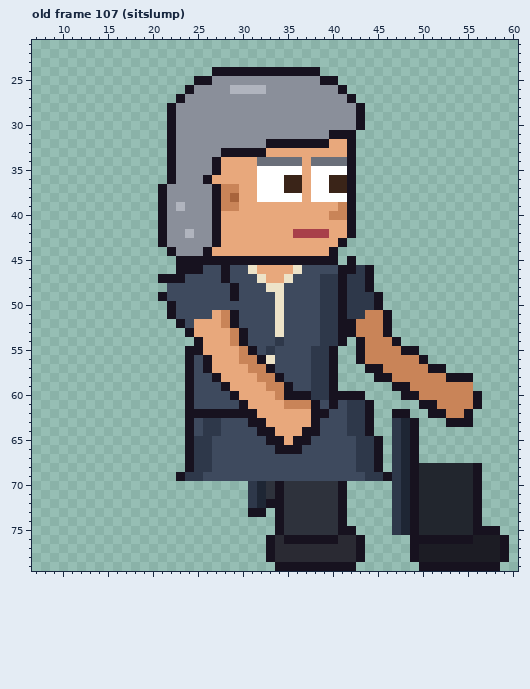
Pixel-art file: sprites/clients/client_attorney_b_right_anim.aseprite. The first picture shows the starting point.
64x80 pixels, 129 frames. Colours within 5 levels of each other are drawn and written as one. Shown: old frame 107 (sitslump): x 7..60, y 21..79. The commit also changed other frames, which this record leaves out.
Now the later version:
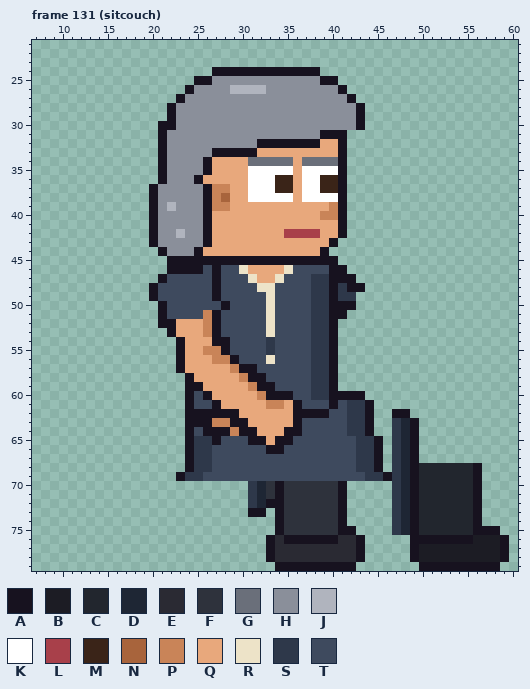
Palette (. is transparent): A #17121f  B #1c1c24  C #22262e  D #1e2634  E #2a2a33  F #2e323c  G #6a6f7a  H #8a8f9a  J #b0b4be  K #ffffff  L #a8404a  M #3a2418  N #a8643c  P #c98458  Q #e8a87c  R #ede3c8  S #2e384a  T #3e4a5e
A new or re-ordered frame is compared with the old frame closest to it.
Difference:
frames 129 -> 135
--- frame 131 (sitcouch) is new; against old frame 107 (sitslump)
@@ x 7..60 @@
 29 ...............AHHHHHHHHHHHHHHHHHHHHA.................
-30 ...............AHHHHHHHHHHHHHHHHHHHHA.................
-31 ...............AHHHHHHHHHHHHHHHHHAAA..................
-32 ...............AHHHHHHHHHHAAAAAAAQQA..................
-33 ...............AHHHHHAAAAAQQQQQQQQQA..................
-34 ...............AHHHHAQQQQGGGGGQGGGGA..................
-35 ...............AHHHHAQQQQKKKKKQKKKKA..................
-36 ...............AHHHAQQQQQKKKMMQKKMMA..................
-37 ..............AHHHHHAPPQQKKKMMQKKMMA..................
-38 ..............AHHHHHAPNQQKKKKKQKKKKA..................
-39 ..............AHJHHHAPPQQQQQQQQQQQPA..................
-40 ..............AHHHHHAQQQQQQQQQQQQPPA..................
-41 ..............AHHHHHAQQQQQQQQQQQQQQA..................
-42 ..............AHHJHHAQQQQQQQQLLLLQQA..................
-43 ..............AHHHHHAQQQQQQQQQQQQQA...................
-44 ...............AHHHAQQQQQQQQQQQQQA....................
-45 ................AAAAAAAAAAAAAAAAAA.A..................
-46 ................AAATTATTRQQQQRTTTTAASA................
-47 ..............AAATTTTATTTRQQRTTTSSASSA................
-48 ...............TTTTTTTATTTRRTTTTSSASSA................
-49 ..............ATTTTTTTATTTTRTTTTSSASSSA...............
-50 ...............ATTTTTTTTTTTRTTTTSSASSSA...............
-51 ...............ATTTTQPATTTTRTTTTSSASSPPA..............
-52 ................ATQQQPATTTTRTTTTSSAAPPPA..............
-53 .................AQQQQPATTTRTTTTSSAAPPPA..............
-54 ..................AQQQPATTTSTTTTSSA.APPPA.............
-55 .................AAQQQQPATSTTTTSSA..APPPPAA...........
-56 .................ATAQQQPPARTTTTSSA..APPPPPPA..........
-57 .................ATAQQQQPPATTTTSSA...AAPPPPPAA........
-58 .................ATTAQQQQPPATTTSSA....AAPPPPPPAAA.....
-59 .................ATTTAQQQQPPATTSSA......AAPPPPPPP.....
-60 .................ATTTTAQQQQPAAASSAAAA....AAPPPPPPA....
-61 .................ATTTTTAQQQQPPPATATSSA.....AAPPPPA....
-62 .................AAAAAAAAQQQQQQAATTSSA..AA..AAPPA.....
-63 .................ATSSTTTAAQQQQQATTTSSA..SDA...AAA.....
-64 .................ATSSTTTTAAQQQAATTTSSA..SDA...........
-65 .................ASSTTTTTTAAQAATTTTTSSA.SDA...........
-66 .................ASSTTTTTTTAAATTTTTTSSA.SDA...........
+30 ..............AAHHHHHHHHHHHHHHHHHHHHA.................
+31 ..............AHHHHHHHHHHHHHHHHHAAA...................
+32 ..............AHHHHHHHHHHAAAAAAAQQA...................
+33 ..............AHHHHHAAAAAQQQQQQQQQA...................
+34 ..............AHHHHAQQQQGGGGGQGGGGA...................
+35 ..............AHHHHAQQQQKKKKKQKKKKA...................
+36 ..............AHHHAQQQQQKKKMMQKKMMA...................
+37 .............AHHHHHAPPQQKKKMMQKKMMA...................
+38 .............AHHHHHAPNQQKKKKKQKKKKA...................
+39 .............AHJHHHAPPQQQQQQQQQQQPA...................
+40 .............AHHHHHAQQQQQQQQQQQQPPA...................
+41 .............AHHHHHAQQQQQQQQQQQQQQA...................
+42 .............AHHJHHAQQQQQQQQLLLLQQA...................
+43 .............AHHHHHAQQQQQQQQQQQQQA....................
+44 ..............AHHHAQQQQQQQQQQQQQA.....................
+45 ...............AAAAAAAAAAAAAAAAAAA....................
+46 ...............AAAATATTRQQQQRTTTTAA...................
+47 ..............ATTTTTATTTRQQRTTTSSAAA..................
+48 .............ATTTTTTATTTTRRTTTTSSASAA.................
+49 .............ATTTTTTATTTTTRTTTTSSASS..................
+50 ..............ATTTTTTATTTTRTTTTSSAAA..................
+51 ..............ATTTTPATTTTTRTTTTSSAA...................
+52 ..............AAQQQPATTTTTRTTTTSSA....................
+53 ...............AQQQPATTTTTRTTTTSSA....................
+54 ................AQQQAATTTTSTTTTSSA....................
+55 ................AQQPPATTTTSTTTTSSA....................
+56 ................AQQQPPATTTRTTTTSSA....................
+57 ................AQQQQQPAATTTTTTSSA....................
+58 .................AQQQQQPAATTTTTSSA....................
+59 .................AAQQQQQPAATTTTSSA....................
+60 .................ATAQQQQQPAAATTSSAAAA.................
+61 .................ATTAQQQQQPPQATTTATSSA................
+62 .................AAAAAAQQQQQQAAAATTSSA..AA............
+63 .................AAAPPAAQQQQQATTTTTSSA..SDA...........
+64 .................ATAAAPAAQQQAATTTTTSSA..SDA...........
+65 .................ASSATTTAAQAATTTTTTTSSA.SDA...........
+66 .................ASSTTTTTTAATTTTTTTTSSA.SDA...........
 67 .................ASSTTTTTTTTTTTTTTTTSSA.SDA...........
Pixel boxes of the changes (left, top, right, bottom) in both pictures:
changed: (149, 121, 482, 454)
